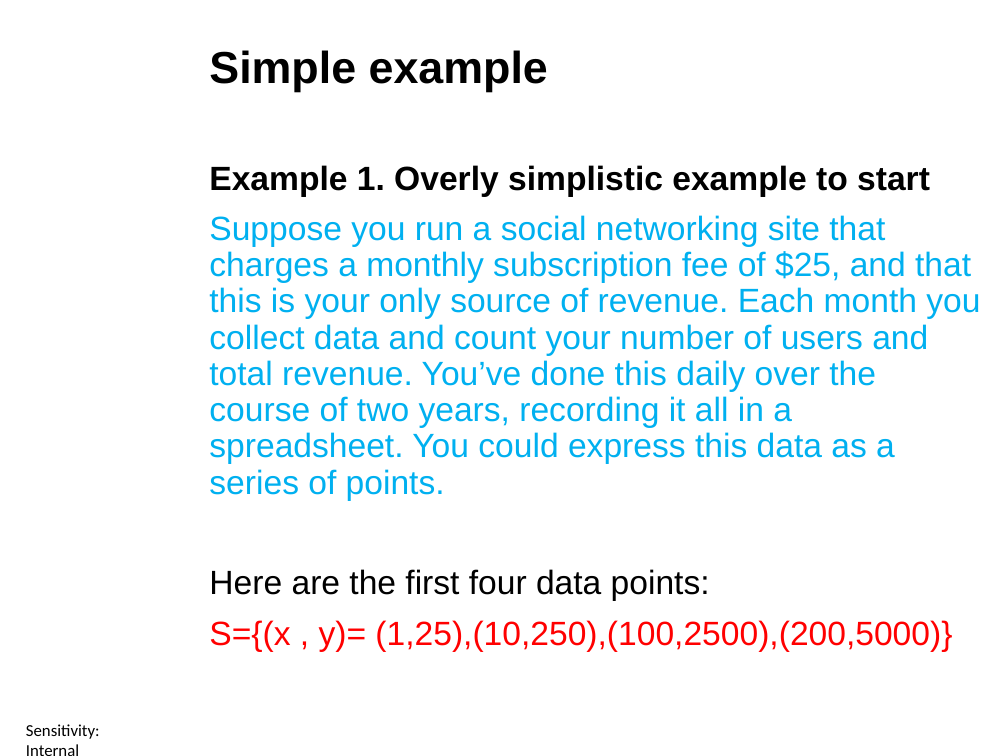
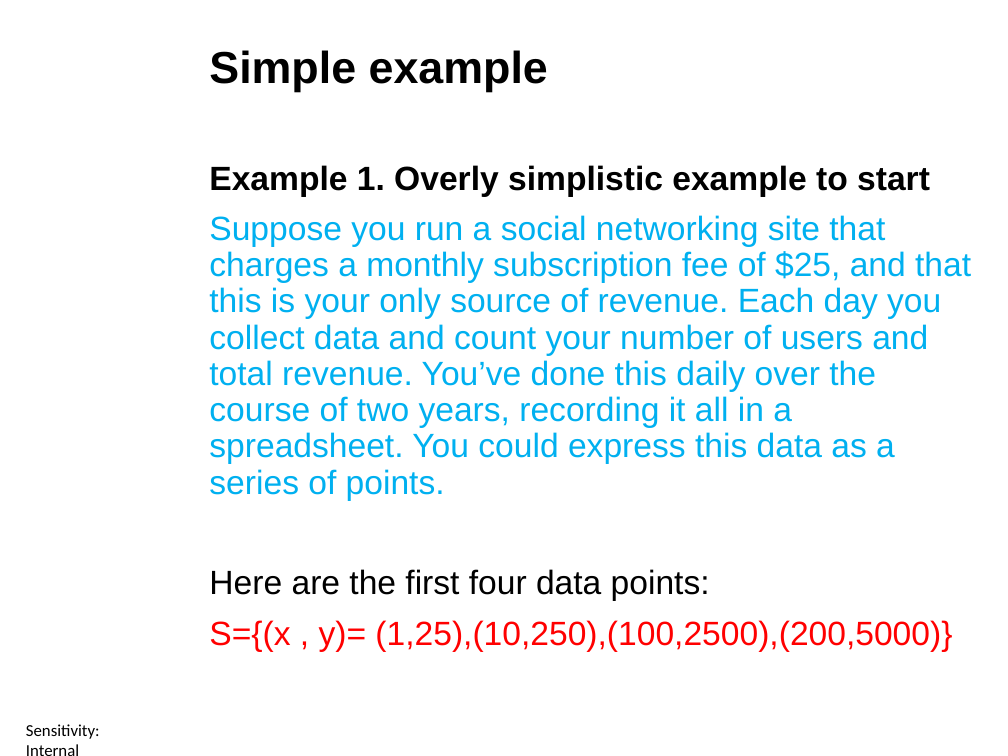
Before and after one commit to ctsallis/frontiers_in_ai_and_data_science, a slide deck: slide 5 of content/Lectures/Semester 1/Week 5/1 Lecture/1.5 Regression Problems (Lecture).pptx. Drawn at 1008x756 pixels with LibreOffice and Linux fonts; fonts in the diff are those of the drawing; background and template pictures are left out. Boxes give left, top, right and bottom in pixels: in the first picture for what was removed or moved away, otherwise in the second. Text is boxed around its words. In the diff, an @@ line names an element or a change of style, - is before the commit and + after.

```diff
--- a/content/Lectures/Semester 1/Week 5/1 Lecture/1.5 Regression Problems (Lecture).pptx
+++ b/content/Lectures/Semester 1/Week 5/1 Lecture/1.5 Regression Problems (Lecture).pptx
@@ text at (209, 215, 971, 501): text changed @@
-Suppose you run a social networking site that charges a monthly subscription fee of $25, and that this is your only source of revenue. Each month you collect data and count your number of users and total revenue. You’ve done this daily over the course of two years, recording it all in a spreadsheet. You could express this data as a series of points.
+Suppose you run a social networking site that charges a monthly subscription fee of $25, and that this is your only source of revenue. Each day you collect data and count your number of users and total revenue. You’ve done this daily over the course of two years, recording it all in a spreadsheet. You could express this data as a series of points.
```
Also in this commit, not shown: 10 other slides changed, 2 other files.
